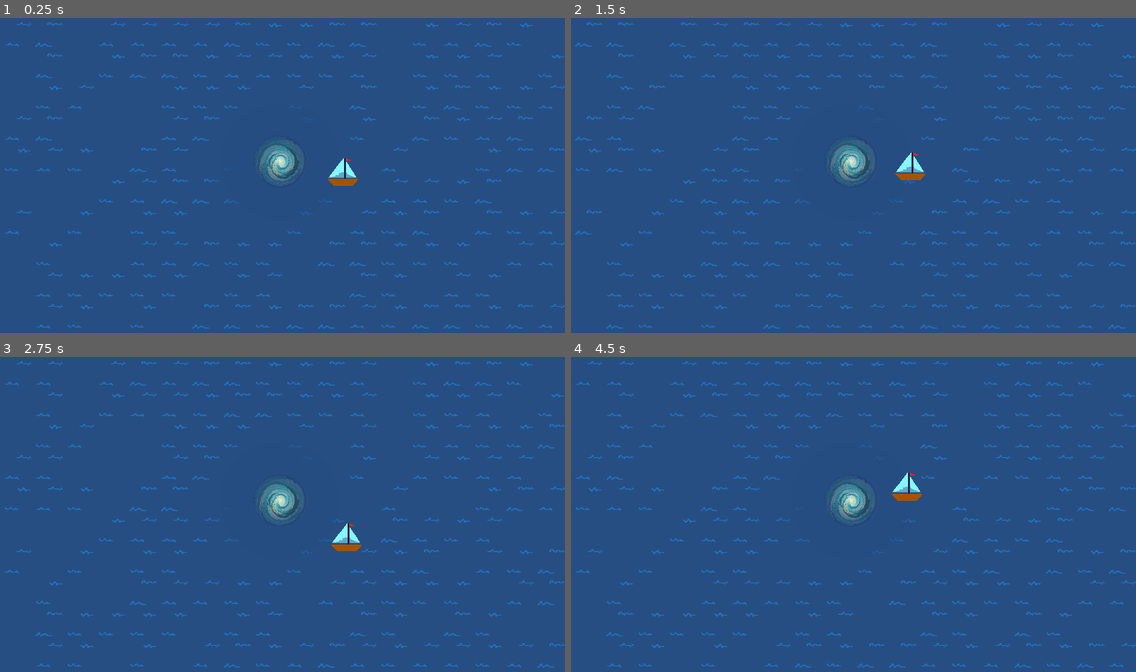
Above: before the commit, frames 1-4 (two rows, left to right).
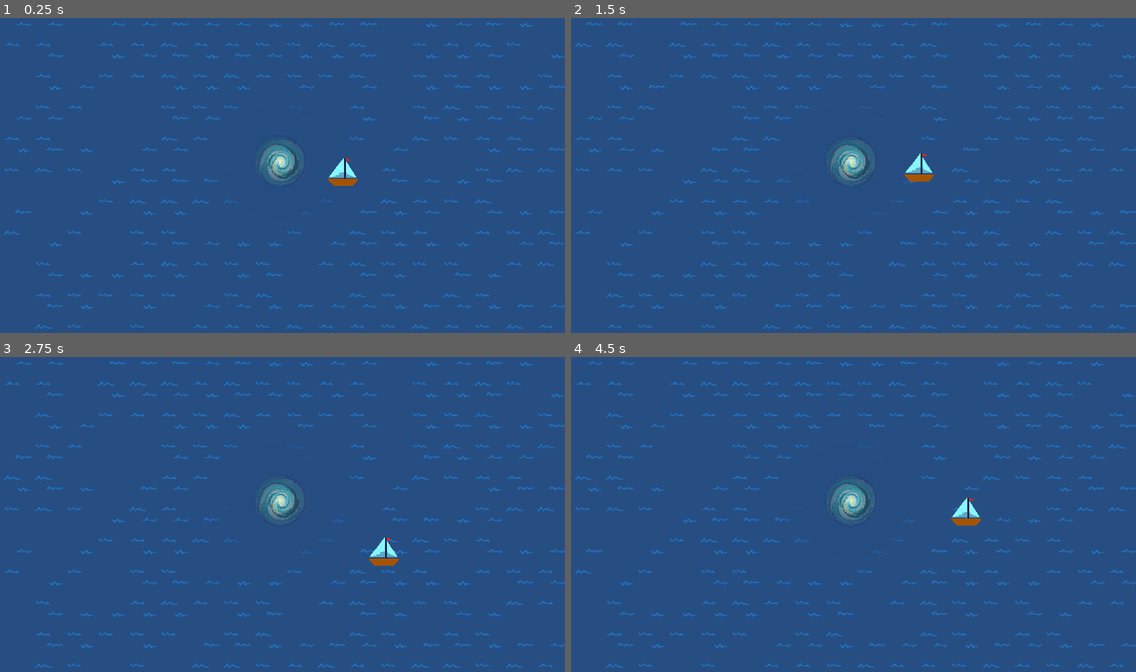
Above: after the commit, the same moments.

Repository: maxkompch/Fishing4Future
Game: Godot game, scene res://21. BoatNavigation/Scenes/BoatNavigation.tscn
Two runs of this game, one before a commit and one after it. Both use one fixed random seed, a clock stepped at 60 frames per second and the inputs below.
Inputs:
- Up to frame 1 (0.25 s): no input
- Up to frame 2 (1.5 s): hold D (ui_right) 0.53-1.28 s; hold S (ui_down) from 1.28 s (still down)
- Up to frame 3 (2.75 s): release S (ui_down) at 2.03 s; hold D (ui_right) from 2.03 s (still down)
- Up to frame 4 (4.5 s): release D (ui_right) at 2.78 s; hold W (ui_up) 2.78-3.53 s; hold A (ui_left) from 3.53 s (still down)

The runs differ from the first frame. In frame 1, 1.0% of the frame differs, in the area x 0-100%, y 1-99%; in frame 2, 1.4%; in frame 3, 1.6%; in frame 4, 1.6%.

Commit message:
Storm Physics

Diff:
--- a/21. BoatNavigation/Scripts/player.gd
+++ b/21. BoatNavigation/Scripts/player.gd
@@ -78,17 +78,18 @@
 	if is_fishing:
 		process_fishing(delta)
 
-func enter_slow_area(slow_factor: float):
-	target_modifier = slow_factor
+func enter_slow_area(vmax_factor: float):
+	target_modifier = vmax_factor
 	emit_signal("entered_slow_area")
 
 func exit_slow_area():
 	target_modifier = 1.0
 	emit_signal("exited_slow_area")
 
-func enter_whirl_area(center: Vector2, whirl_factor: float):
+func enter_whirl_area(center: Vector2, acc_factor: float, vmax_factor: float):
 	whirl_center = center
-	whirl_strength = whirl_factor
+	whirl_strength = acc_factor
+	target_modifier = vmax_factor
 	in_whirl = true
 	emit_signal("entered_whirl_area")
 
--- a/21. BoatNavigation/Scripts/slow_area.gd
+++ b/21. BoatNavigation/Scripts/slow_area.gd
@@ -1,6 +1,6 @@
 extends Area2D
 
-@export var slow_factor: float = 0.2  # How much to slow the player (0.5 = 50% speed)
+@export var vmax_factor: float = 0.2  # How much to slow the player (0.5 = 50% speed)
 
 func _ready():
 	# Connect the area's signals
@@ -9,7 +9,7 @@
 
 func _on_body_entered(body):
 	if body.is_in_group("player"):
-		body.enter_slow_area(slow_factor)
+		body.enter_slow_area(vmax_factor)
 
 func _on_body_exited(body):
 	if body.is_in_group("player"):
--- a/21. BoatNavigation/Scripts/whirl_area.gd
+++ b/21. BoatNavigation/Scripts/whirl_area.gd
@@ -1,6 +1,7 @@
 extends Area2D
 
-@export var whirl_factor: float = 0.5 # Force of acceleration towards center
+@export var acc_factor: float = 0.4 # Force of acceleration towards center
+@export var vmax_factor: float = 1.5  # How much to slow the player (0.5 = 50% speed)
 
 # Store the global center position
 var center: Vector2 = Vector2.ZERO
@@ -24,7 +25,7 @@
 func _on_body_entered(body):
 	if body.is_in_group("player"):
 		# Pass the current global center position
-		body.enter_whirl_area(center, whirl_factor)
+		body.enter_whirl_area(center, acc_factor, vmax_factor)
 
 func _on_body_exited(body):
 	if body.is_in_group("player"):
